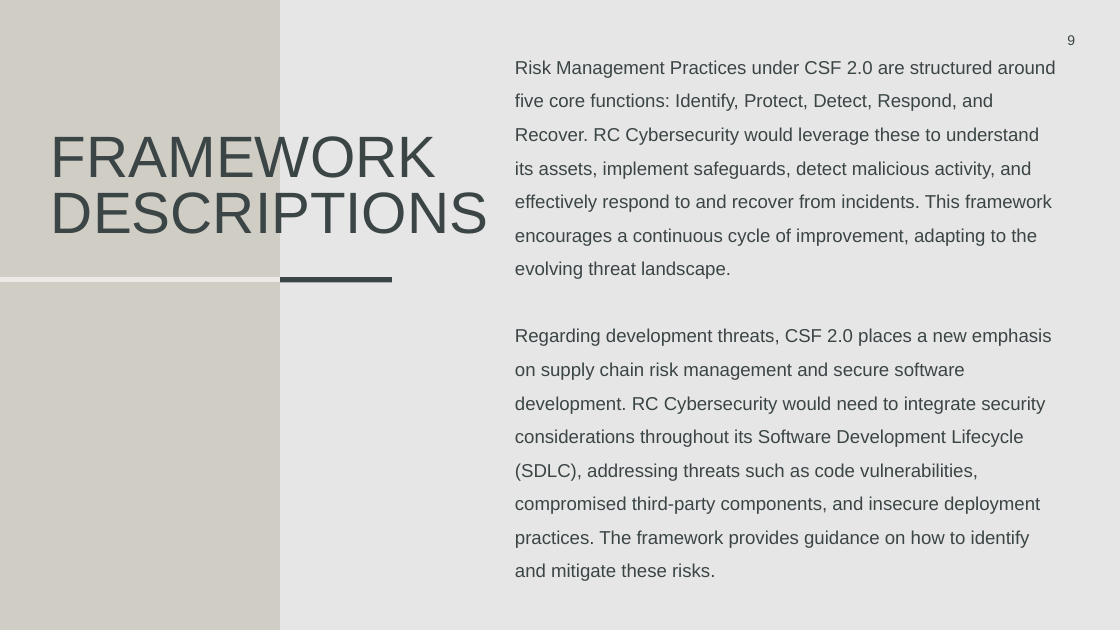
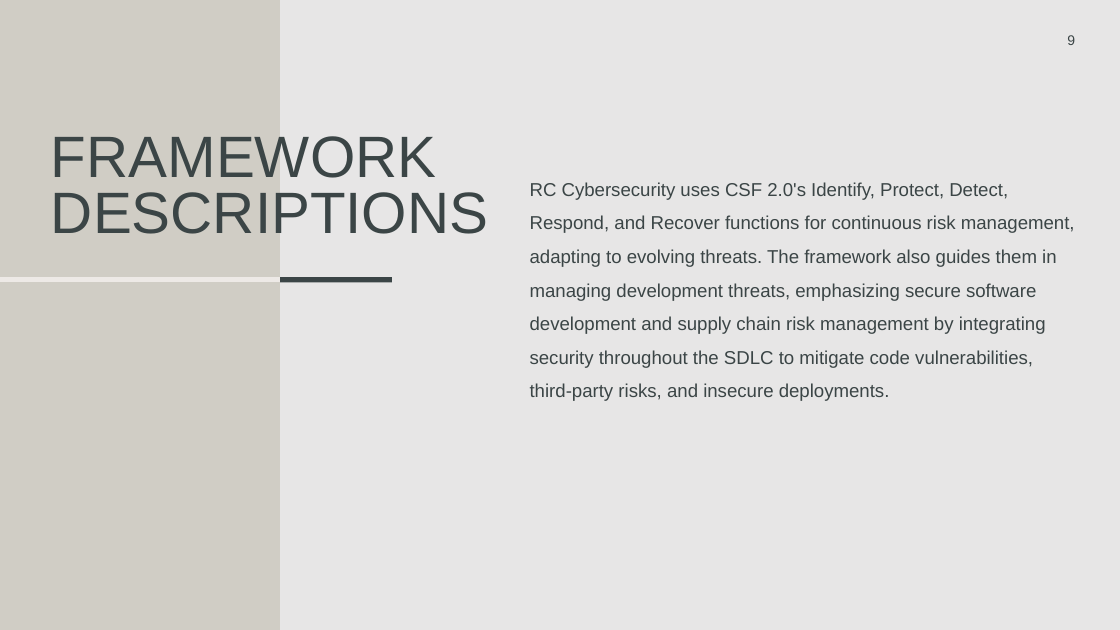
Before and after one commit to rcoon1/GCU-Masters, a slide deck: slide 9 of CYB-690/Topic 2/Security Framework RCoon.pptx. Drawn at 1120x630 pixels with LibreOffice and Linux fonts; fonts in the diff are those of the drawing. Boxes give left, top, right and bottom in pixels: in the first picture for what was removed or moved away, otherwise in the second. Text is boxed around its words. In the diff, an @@ line names an element or a change of style, - is before the commit and + after.

```diff
--- a/CYB-690/Topic 2/Security Framework RCoon.pptx
+++ b/CYB-690/Topic 2/Security Framework RCoon.pptx
@@ text at (x1=530, y1=182, x2=1075, y2=401): text changed @@
-Risk Management Practices under CSF 2.0 are structured around five core functions: Identify, Protect, Detect, Respond, and Recover. RC Cybersecurity would leverage these to understand its assets, implement safeguards, detect malicious activity, and effectively respond to and recover from incidents. This framework encourages a continuous cycle of improvement, adapting to the evolving threat landscape.
-Regarding development threats, CSF 2.0 places a new emphasis on supply chain risk management and secure software development. RC Cybersecurity would need to integrate security considerations throughout its Software Development Lifecycle (SDLC), addressing threats such as code vulnerabilities, compromised third-party components, and insecure deployment practices. The framework provides guidance on how to identify and mitigate these risks.
+RC Cybersecurity uses CSF 2.0's Identify, Protect, Detect, Respond, and Recover functions for continuous risk management, adapting to evolving threats. The framework also guides them in managing development threats, emphasizing secure software development and supply chain risk management by integrating security throughout the SDLC to mitigate code vulnerabilities, third-party risks, and insecure deployments.
```
Also in this commit, not shown: 9 other slides changed, 8 other files.
